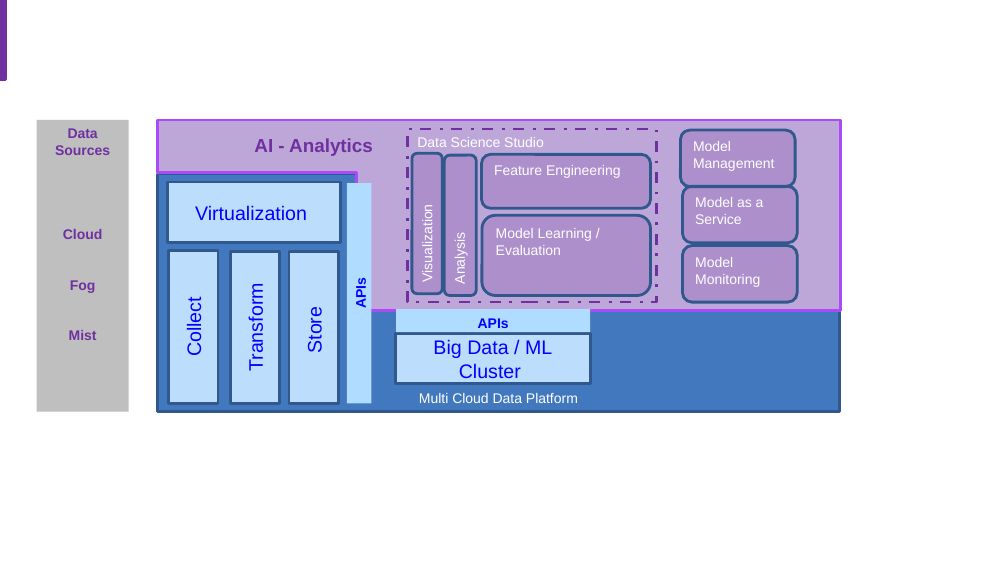
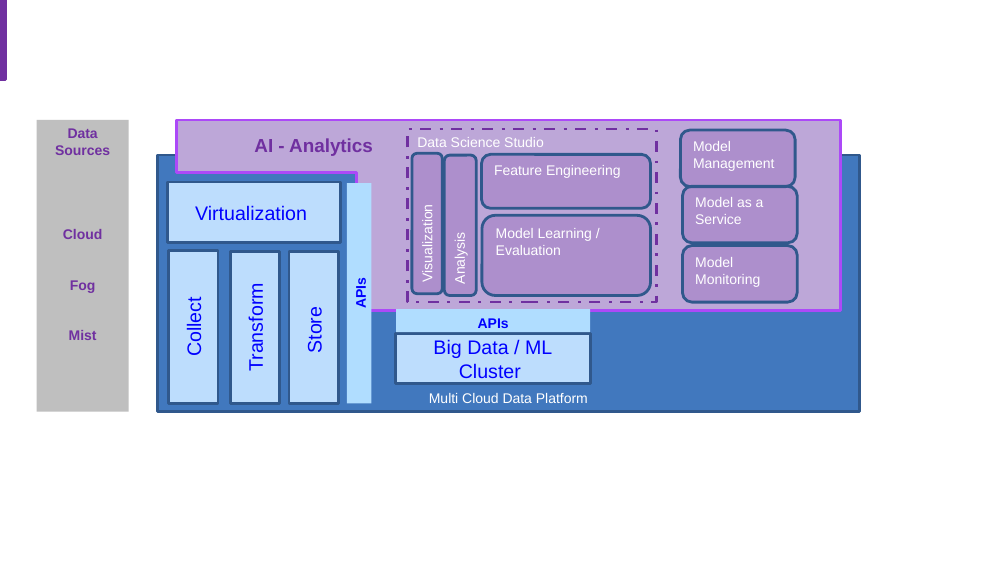
Before and after one commit to ibm-cloud-architecture/refarch-data-ai-analytics, a slide deck: slide 6 of docs/AI-Data-ML-ArchitectureDiagrams.pptx (slide 1 before the commit). Drawn at 1008x567 pixels with LibreOffice and Linux fonts; fonts in the diff are those of the drawing; background and template pictures are left out. Boxes give left, top, right and bottom in pixels: in the first picture for what was removed or moved away, otherwise in the second. Text is boxed around its words. In the diff, an @@ line names an element or a change of style, - is before the commit and + after.

```diff
--- a/docs/AI-Data-ML-ArchitectureDiagrams.pptx
+++ b/docs/AI-Data-ML-ArchitectureDiagrams.pptx
@@ corner resized from (x1=157, y1=120, x2=841, y2=310) to (x1=176, y1=120, x2=840, y2=310) @@
@@ rectangle "Multi Cloud Data Platform" resized from (x1=157, y1=174, x2=840, y2=412) to (x1=157, y1=155, x2=860, y2=412) @@
```
Also in this commit, not shown: 1 other slide changed, 5 slides added, 5 other files.
